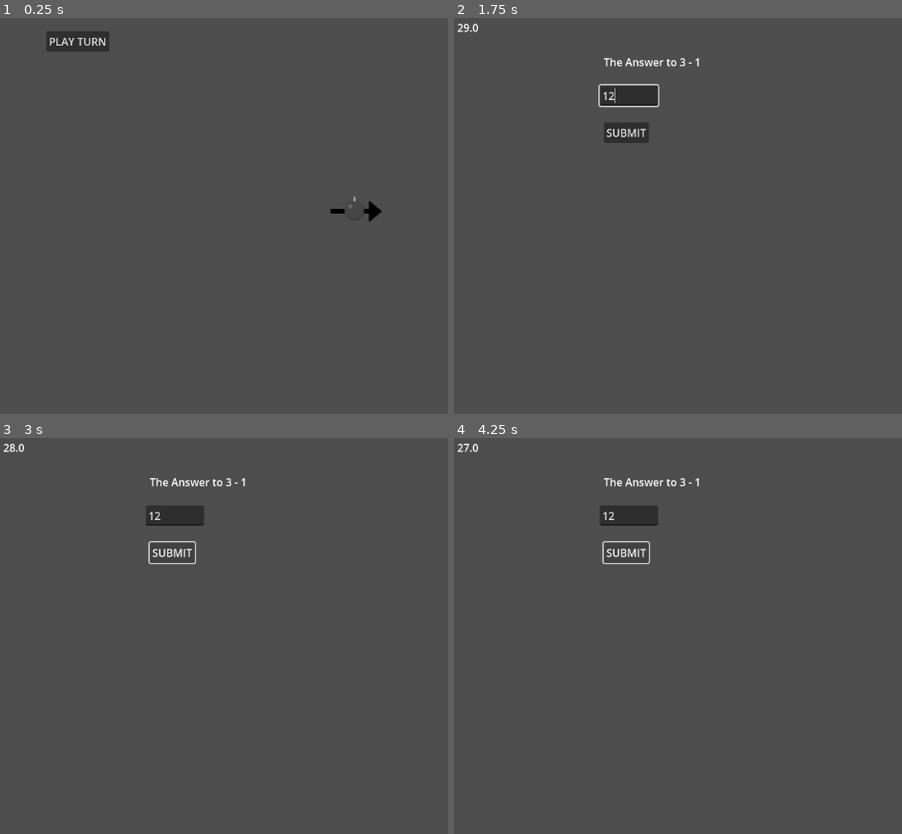
Above: before the commit, frames 1-4 (two rows, left to right).
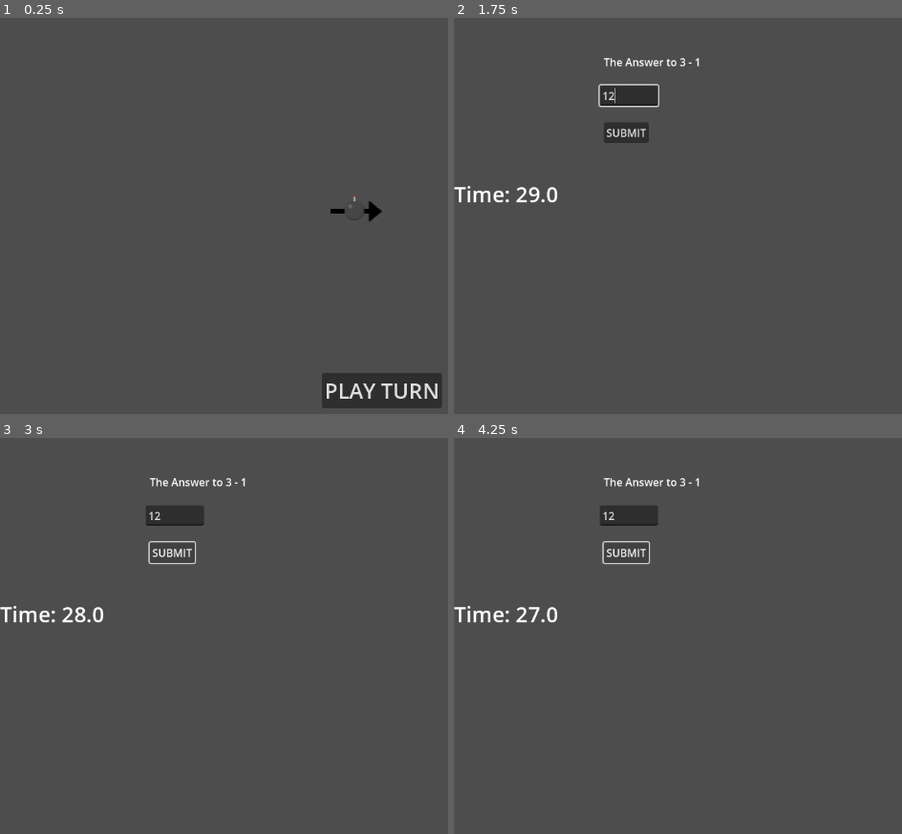
Above: after the commit, the same moments.

Repository: lucianocanovas/hot-potato
Game: Godot game, scene res://scenes/Game.tscn
Two runs of this game, one before a commit and one after it. Both use one fixed random seed, a clock stepped at 60 frames per second and the inputs below. This scene is started directly instead of the project's main scene.
Inputs (mouse positions are in pixels of both pictures, inside the frame that each line leads up to):
- Up to frame 1 (0.25 s): no input
- Up to frame 2 (1.75 s): click "PLAY TURN" at 0.5 s; click (628, 97) at 1.27 s; type "12" at 1.35 s
- Up to frame 3 (3 s): click "SUBMIT" at 2 s; click "SUBMIT" at 2.75 s
- Up to frame 4 (4.25 s): click "SUBMIT" at 3.5 s

The runs differ from the first frame. In frame 1, 2.9% of the frame differs, in the area x 10-99%, y 3-99%; in frame 2, 0.4%; in frame 3, 0.4%; in frame 4, 0.4%.
Error in both runs: Invalid access of index '0' on a base object of type: 'Array'. (res://scripts/Game.gd:25)

Commit message:
agrandado letra menus

Diff:
--- a/scenes/Game.tscn
+++ b/scenes/Game.tscn
@@ -8,11 +8,6 @@
 layout_mode = 3
 anchors_preset = 0
 script = ExtResource("1_cpr0p")
-
-[node name="PlayerLabel" type="Label" parent="."]
-layout_mode = 0
-offset_right = 40.0
-offset_bottom = 23.0
 
 [node name="Arrow" type="Sprite2D" parent="."]
 position = Vector2(537.5, 328)
@@ -27,21 +22,6 @@
 offset_bottom = 342.0
 texture = ExtResource("2_cpr0p")
 
-[node name="Time" type="Label" parent="."]
-layout_mode = 0
-offset_left = 5.0
-offset_top = 39.0
-offset_right = 45.0
-offset_bottom = 62.0
-
-[node name="TurnButton" type="Button" parent="."]
-layout_mode = 0
-offset_left = 70.0
-offset_top = 56.0
-offset_right = 165.0
-offset_bottom = 87.0
-text = "PLAY TURN"
-
 [node name="Timer" type="Timer" parent="."]
 
 [node name="PlayersContainer" type="Node2D" parent="."]
@@ -49,5 +29,47 @@
 
 [node name="MinigameContainer" type="Node" parent="."]
 
-[connection signal="pressed" from="TurnButton" to="." method="_on_turn_button_pressed"]
+[node name="CanvasLayer" type="CanvasLayer" parent="."]
+
+[node name="TurnButton" type="Button" parent="CanvasLayer"]
+anchors_preset = 7
+anchor_left = 0.5
+anchor_top = 1.0
+anchor_right = 0.5
+anchor_bottom = 1.0
+offset_left = -90.5
+offset_top = -75.0
+offset_right = 90.5
+offset_bottom = -22.0
+grow_horizontal = 2
+grow_vertical = 0
+theme_override_font_sizes/font_size = 32
+text = "PLAY TURN"
+
+[node name="Time" type="Label" parent="CanvasLayer"]
+anchors_preset = 4
+anchor_top = 0.5
+anchor_bottom = 0.5
+offset_top = -44.0
+offset_right = 40.0
+offset_bottom = 44.0
+grow_vertical = 2
+theme_override_font_sizes/font_size = 32
+
+[node name="PlayerLabel" type="Label" parent="CanvasLayer"]
+anchors_preset = 6
+anchor_left = 1.0
+anchor_top = 0.5
+anchor_right = 1.0
+anchor_bottom = 0.5
+offset_left = -40.0
+offset_top = -44.0
+offset_bottom = 44.0
+grow_horizontal = 0
+grow_vertical = 2
+theme_override_font_sizes/font_size = 32
+horizontal_alignment = 2
+vertical_alignment = 1
+
 [connection signal="timeout" from="Timer" to="." method="_on_timer_timeout"]
+[connection signal="pressed" from="CanvasLayer/TurnButton" to="." method="_on_turn_button_pressed"]
--- a/scenes/MainMenu.tscn
+++ b/scenes/MainMenu.tscn
@@ -4,24 +4,42 @@
 
 [node name="MainMenu" type="Control"]
 layout_mode = 3
-anchors_preset = 0
+anchors_preset = 8
+anchor_left = 0.5
+anchor_top = 0.5
+anchor_right = 0.5
+anchor_bottom = 0.5
+grow_horizontal = 2
+grow_vertical = 2
 script = ExtResource("1_yqorp")
 
 [node name="VBoxContainer" type="VBoxContainer" parent="."]
-layout_mode = 0
-offset_right = 40.0
-offset_bottom = 40.0
+layout_mode = 1
+anchors_preset = 8
+anchor_left = 0.5
+anchor_top = 0.5
+anchor_right = 0.5
+anchor_bottom = 0.5
+offset_left = -53.0
+offset_top = -46.5
+offset_right = 53.0
+offset_bottom = 46.5
+grow_horizontal = 2
+grow_vertical = 2
 
 [node name="Title" type="Label" parent="VBoxContainer"]
 layout_mode = 2
+theme_override_font_sizes/font_size = 128
 text = "HOT POTATO"
 
 [node name="StartButton" type="Button" parent="VBoxContainer"]
 layout_mode = 2
+theme_override_font_sizes/font_size = 64
 text = "START GAME"
 
 [node name="QuitButton" type="Button" parent="VBoxContainer"]
 layout_mode = 2
+theme_override_font_sizes/font_size = 64
 text = "EXIT"
 
 [connection signal="pressed" from="VBoxContainer/StartButton" to="." method="_on_start_button_pressed"]
--- a/scenes/PlayerSetup.tscn
+++ b/scenes/PlayerSetup.tscn
@@ -4,35 +4,53 @@
 
 [node name="PlayerSetup" type="Control"]
 layout_mode = 3
-anchors_preset = 0
+anchors_preset = 15
+anchor_right = 1.0
+anchor_bottom = 1.0
+grow_horizontal = 2
+grow_vertical = 2
 script = ExtResource("1_8ae13")
 
 [node name="VBoxContainer" type="VBoxContainer" parent="."]
-layout_mode = 0
-offset_right = 40.0
-offset_bottom = 40.0
+layout_mode = 1
+anchors_preset = 8
+anchor_left = 0.5
+anchor_top = 0.5
+anchor_right = 0.5
+anchor_bottom = 0.5
+offset_left = -200.0
+offset_top = -154.0
+offset_right = 200.0
+offset_bottom = 154.0
+grow_horizontal = 2
+grow_vertical = 2
 
 [node name="HBoxContainer" type="HBoxContainer" parent="VBoxContainer"]
 layout_mode = 2
 
 [node name="NameInput" type="LineEdit" parent="VBoxContainer/HBoxContainer"]
 layout_mode = 2
+theme_override_font_sizes/font_size = 64
 placeholder_text = "NAME"
 
 [node name="AddButton" type="Button" parent="VBoxContainer/HBoxContainer"]
 layout_mode = 2
+theme_override_font_sizes/font_size = 64
 text = "ADD"
 
 [node name="PlayerList" type="ItemList" parent="VBoxContainer"]
 layout_mode = 2
+theme_override_font_sizes/font_size = 32
 auto_height = true
 
 [node name="RemoveButton" type="Button" parent="VBoxContainer"]
 layout_mode = 2
+theme_override_font_sizes/font_size = 64
 text = "REMOVE"
 
 [node name="StartButton" type="Button" parent="VBoxContainer"]
 layout_mode = 2
+theme_override_font_sizes/font_size = 64
 text = "START"
 
 [connection signal="pressed" from="VBoxContainer/HBoxContainer/AddButton" to="." method="_on_add_button_pressed"]
--- a/scripts/Game.gd
+++ b/scripts/Game.gd
@@ -1,10 +1,10 @@
 extends Control
 
-@onready var player_label: Label = $PlayerLabel
+@onready var player_label: Label = $CanvasLayer/PlayerLabel
 @onready var players_container: Node2D = $PlayersContainer
 @onready var arrow: Sprite2D = $Arrow
-@onready var time_label: Label = $Time
-@onready var turn_button: Button = $TurnButton
+@onready var time_label: Label = $CanvasLayer/Time
+@onready var turn_button: Button = $CanvasLayer/TurnButton
 @onready var timer: Timer = $Timer
 @onready var minigame_container: Node = $MinigameContainer
 @onready var bomb: TextureRect = $Bomb
@@ -23,7 +23,7 @@
 
 func update_ui() -> void:
 	player_label.text = players[index] + " turn"
-	time_label.text = str(round(time))
+	time_label.text = "Time: " + str(round(time))
 	var angle = 360 / players.size()
 	arrow.rotation += angle
 	turn_button.visible = true
@@ -41,7 +41,7 @@
 
 func _on_timer_tick() -> void:
 	time -= 1
-	time_label.text = str(round(time))
+	time_label.text = "Time: " + str(round(time))
 	if time <= 0:
 		eliminatePlayer()
 
